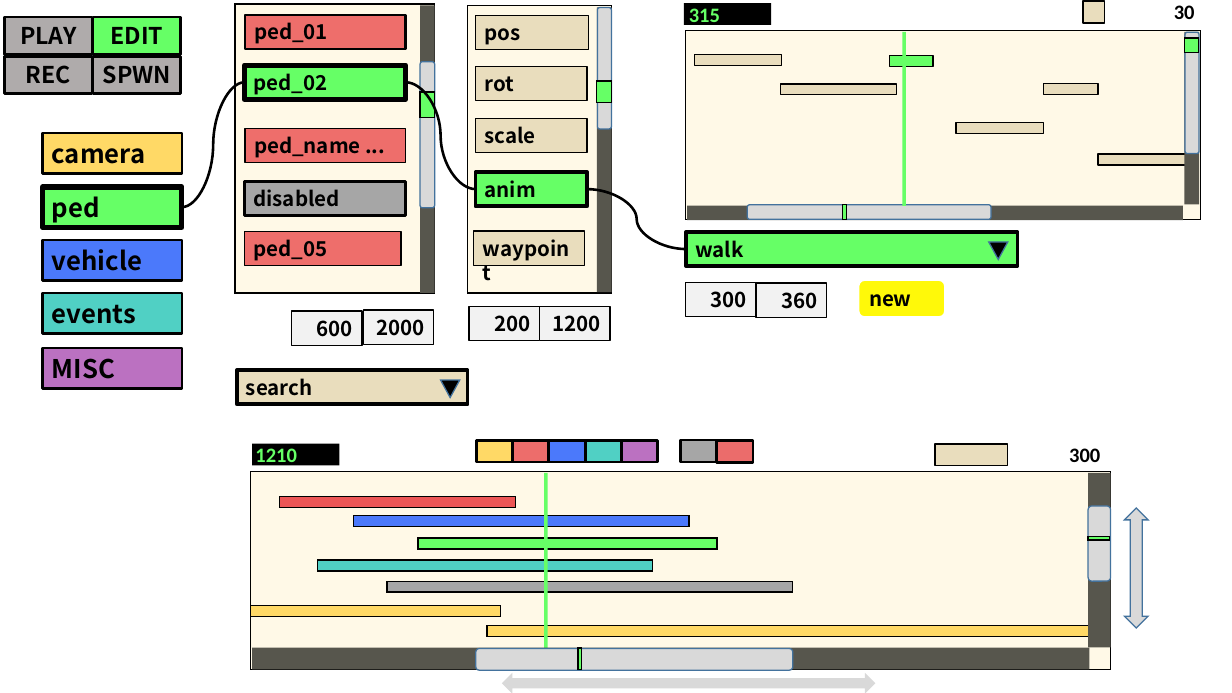
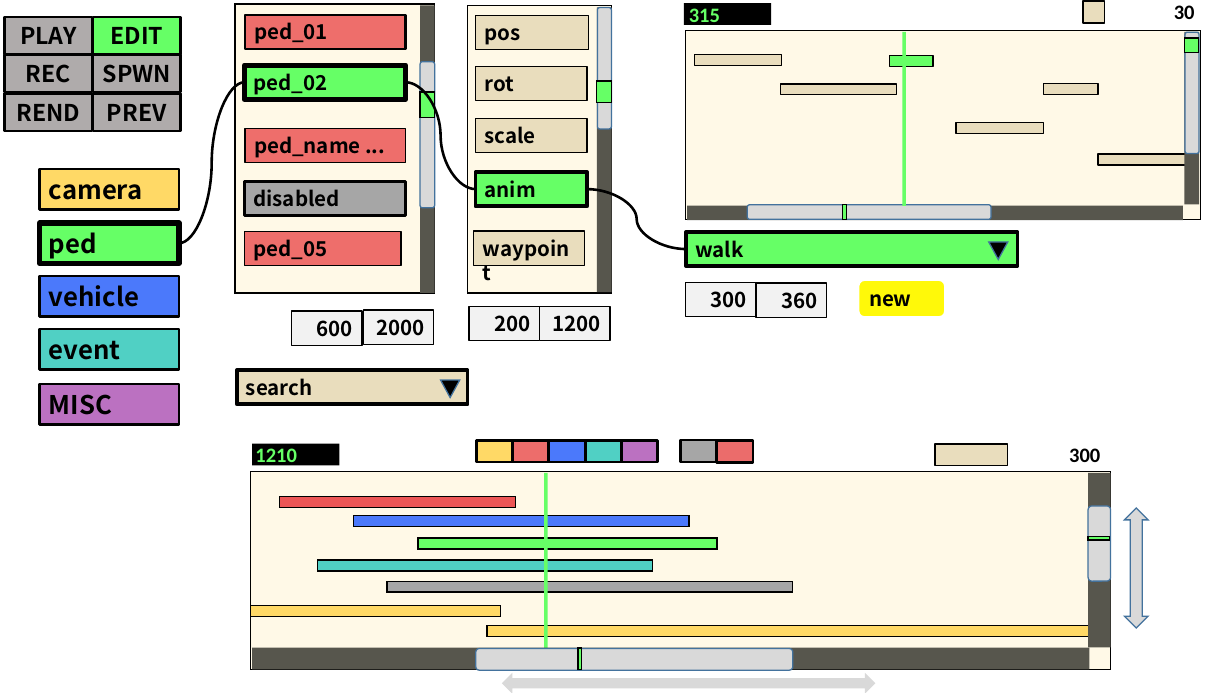
Before and after one commit to Hansimov/gtav-filmmaker, a slide deck: slide 1 of designs.pptx. Drawn at 1232x693 pixels with LibreOffice and Linux fonts; fonts in the diff are those of the drawing; background and template pictures are left out. Boxes give left, top, right and bottom in pixels: in the first picture for what was removed or moved away, otherwise in the second. Text is boxed around its words. In the diff, an @@ line names an element or a change of style, - is before the commit and + after.

```diff
--- a/designs.pptx
+++ b/designs.pptx
@@ curved line moved from (182, 207) - (245, 82) to (179, 243) - (245, 82) @@
@@ rectangle added at bbox=[5, 93, 91, 130], fill #AFABAB, outline #000000 2 pt, 18 pt, text #000000, bold @@
+REND
@@ rectangle added at bbox=[93, 93, 180, 130], fill #AFABAB, outline #000000 2 pt, 18 pt, text #000000, bold @@
+PREV
@@ 5 rectangles: place and size @@
-5 rectangles at bbox=[43, 133, 182, 389]
+5 rectangles at bbox=[40, 169, 179, 425]
@@ text in rectangle at bbox=[49, 340, 121, 360]: text changed @@
-events
+event
```
Also in this commit, not shown: 2 slides added, 1 other file.
